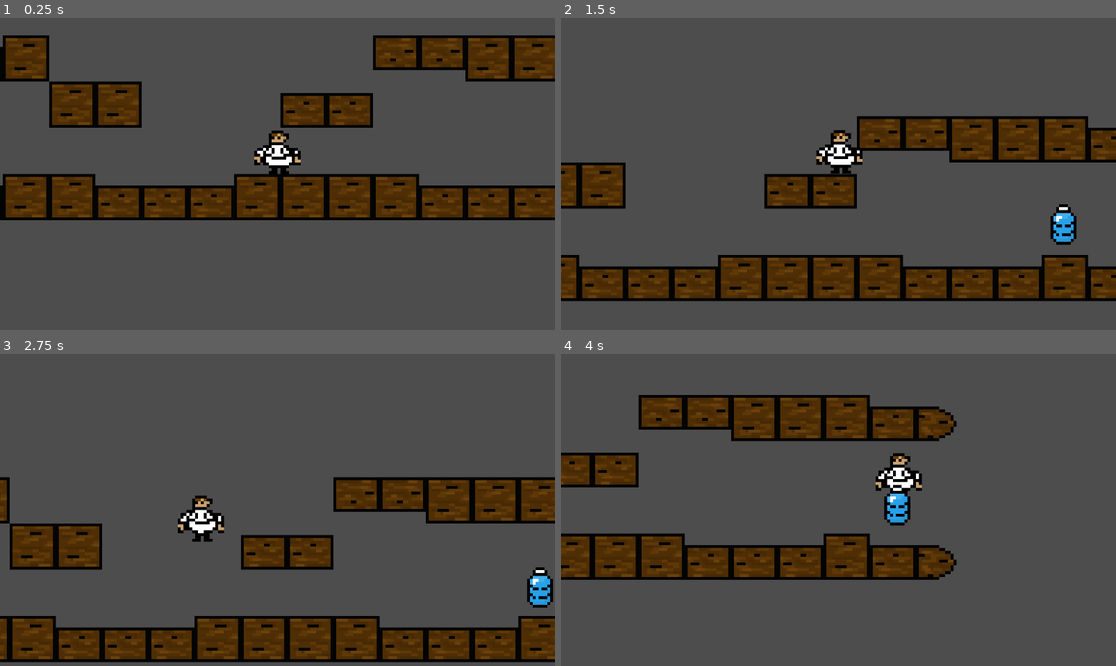
Above: before the commit, frames 1-4 (two rows, left to right).
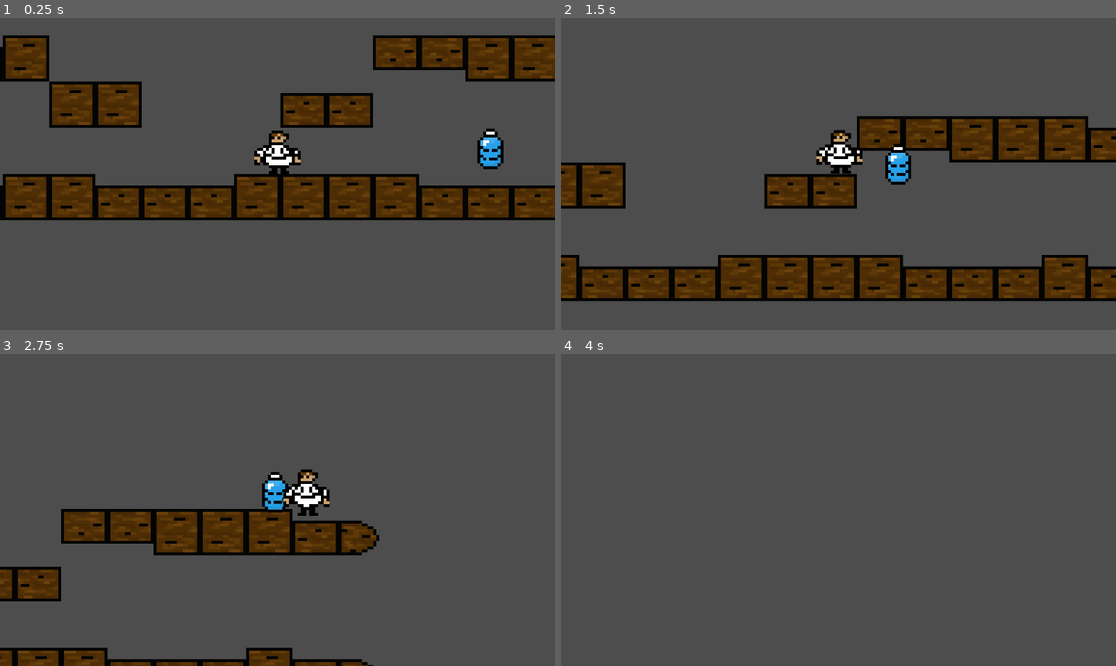
Above: after the commit, the same moments.

Repository: hnasheralneam/scent-from-heaven
Game: Godot game, scene res://scenes/game.tscn
Same seed, same stepped clock (60 frames per second), same inputs: the game is played once before the commit and once after it.
Inputs:
- Up to frame 1 (0.25 s): no input
- Up to frame 2 (1.5 s): tap Enter (ui_accept) at 0.5, 0.77 s; hold Right (ui_right) from 0.53 s (still down)
- Up to frame 3 (2.75 s): tap Enter (ui_accept) at 1.52 s; release Right (ui_right) at 2.03 s; hold Left (ui_left) from 2.03 s (still down)
- Up to frame 4 (4 s): release Left (ui_left) at 2.78 s; hold Right (ui_right) from 2.78 s (still down); tap Enter (ui_accept) at 3.02, 3.77 s

The runs differ from the first frame. In frame 1, 0.5% of the frame differs, in the area x 85-91%, y 35-49%; in frame 2, 1.0%; in frame 3, 31%, in the area x 0-100%, y 36-100%; in frame 4, 19%.

Commit message:
Agressive water bottle

Diff:
--- a/project.godot
+++ b/project.godot
@@ -15,6 +15,10 @@
 config/features=PackedStringArray("4.2", "Mobile")
 config/icon="res://icon.svg"
 
+[autoload]
+
+PlayerPosition="*res://scripts/player-position.gd"
+
 [rendering]
 
 textures/canvas_textures/default_texture_filter=0
--- a/scenes/game.tscn
+++ b/scenes/game.tscn
@@ -35,6 +35,21 @@
 physics_layer_0/collision_layer = 1
 sources/0 = SubResource("TileSetAtlasSource_3asny")
 
+[sub_resource type="Animation" id="Animation_ih7cm"]
+length = 0.001
+tracks/0/type = "value"
+tracks/0/imported = false
+tracks/0/enabled = true
+tracks/0/path = NodePath(".:position")
+tracks/0/interp = 1
+tracks/0/loop_wrap = true
+tracks/0/keys = {
+"times": PackedFloat32Array(0),
+"transitions": PackedFloat32Array(1),
+"update": 0,
+"values": [Vector2(-162, 10)]
+}
+
 [sub_resource type="Animation" id="Animation_odh7w"]
 resource_name = "elevator"
 length = 3.0
@@ -50,21 +65,6 @@
 "transitions": PackedFloat32Array(1, 1, 1, 1),
 "update": 0,
 "values": [Vector2(-162, 10), Vector2(-162, 10), Vector2(-162, -38), Vector2(-162, -38)]
-}
-
-[sub_resource type="Animation" id="Animation_ih7cm"]
-length = 0.001
-tracks/0/type = "value"
-tracks/0/imported = false
-tracks/0/enabled = true
-tracks/0/path = NodePath(".:position")
-tracks/0/interp = 1
-tracks/0/loop_wrap = true
-tracks/0/keys = {
-"times": PackedFloat32Array(0),
-"transitions": PackedFloat32Array(1),
-"update": 0,
-"values": [Vector2(-162, 10)]
 }
 
 [sub_resource type="AnimationLibrary" id="AnimationLibrary_17vvb"]
--- a/scenes/ingredient.tscn
+++ b/scenes/ingredient.tscn
@@ -7,45 +7,7 @@
 radius = 6.0
 height = 18.0
 
-[sub_resource type="Animation" id="Animation_qrx1r"]
-resource_name = "bob"
-length = 2.0
-loop_mode = 2
-tracks/0/type = "value"
-tracks/0/imported = false
-tracks/0/enabled = true
-tracks/0/path = NodePath(".:position")
-tracks/0/interp = 1
-tracks/0/loop_wrap = true
-tracks/0/keys = {
-"times": PackedFloat32Array(0, 1, 2),
-"transitions": PackedFloat32Array(1, 1, 1),
-"update": 0,
-"values": [Vector2(0, 2), Vector2(0, 0), Vector2(0, -3)]
-}
-
-[sub_resource type="Animation" id="Animation_2nxad"]
-length = 0.001
-tracks/0/type = "value"
-tracks/0/imported = false
-tracks/0/enabled = true
-tracks/0/path = NodePath(".:position")
-tracks/0/interp = 1
-tracks/0/loop_wrap = true
-tracks/0/keys = {
-"times": PackedFloat32Array(0),
-"transitions": PackedFloat32Array(1),
-"update": 0,
-"values": [Vector2(0, 0)]
-}
-
-[sub_resource type="AnimationLibrary" id="AnimationLibrary_uhg4y"]
-_data = {
-"RESET": SubResource("Animation_2nxad"),
-"bob": SubResource("Animation_qrx1r")
-}
-
-[node name="Ingredient" type="Area2D"]
+[node name="Ingredient" type="CharacterBody2D"]
 collision_mask = 2
 script = ExtResource("1_wiun1")
 
@@ -54,11 +16,3 @@
 
 [node name="CollisionShape2D" type="CollisionShape2D" parent="."]
 shape = SubResource("CapsuleShape2D_46vjm")
-
-[node name="AnimationPlayer" type="AnimationPlayer" parent="."]
-libraries = {
-"": SubResource("AnimationLibrary_uhg4y")
-}
-autoplay = "bob"
-
-[connection signal="body_entered" from="." to="." method="_on_body_entered"]
--- a/scripts/ingredient.gd
+++ b/scripts/ingredient.gd
@@ -1,14 +1,33 @@
-extends Area2D
+extends CharacterBody2D
 
+
+@export var lerp_speed: float = 0.03 # Speed of interpolation
 
 # Called when the node enters the scene tree for the first time.
 func _ready():
-	pass # Replace with function body.
+	pass
 
 
 # Called every frame. 'delta' is the elapsed time since the previous frame.
 func _process(delta):
-	pass
+	# Access singleton variables
+	var player_position: Vector2 = PlayerPosition.position
+	var player_direction: float = PlayerPosition.direction
+
+	# Determine offset based on direction
+	var offset: Vector2
+	if player_direction > 0:
+		offset = Vector2(1, 0)  # Move right
+	elif player_direction < 0:
+		offset = Vector2(-1, 0) # Move left
+	else:
+		offset = Vector2.ZERO    # No movement
+
+	# Calculate target position
+	var target_position: Vector2 = player_position + offset + Vector2(20, -8)
+
+	self.set_global_position(self.global_position.lerp(target_position, lerp_speed))
+
 
 
 func _on_body_entered(body):
--- /dev/null
+++ b/scripts/player-position.gd
@@ -0,0 +1,11 @@
+extends Node
+
+var position: Vector2 = Vector2.ZERO
+var direction: int = 1 # 1 is right -1 is left
+
+func set_position(new_position):
+	position = new_position
+	print("player at " + str(position))
+
+func get_position():
+	return position
--- a/scripts/player.gd
+++ b/scripts/player.gd
@@ -17,6 +17,12 @@
 	if Input.is_action_just_pressed("ui_accept") and is_on_floor():
 		velocity.y = JUMP_VELOCITY
 
+	if Input.is_action_pressed("ui_right"):
+		PlayerPosition.direction = 1
+	if Input.is_action_pressed("ui_left"):
+		PlayerPosition.direction = -1
+
+
 	# Get the input direction and handle the movement/deceleration.
 	# As good practice, you should replace UI actions with custom gameplay actions.
 	var direction = Input.get_axis("ui_left", "ui_right")
@@ -26,3 +32,6 @@
 		velocity.x = move_toward(velocity.x, 0, SPEED)
 
 	move_and_slide()
+
+	print("player at (relative to origin) " + str(self.global_position))
+	PlayerPosition.set_position(position)
Not shown: 1 places in scenes/ingredient.tscn that only renumber resources
